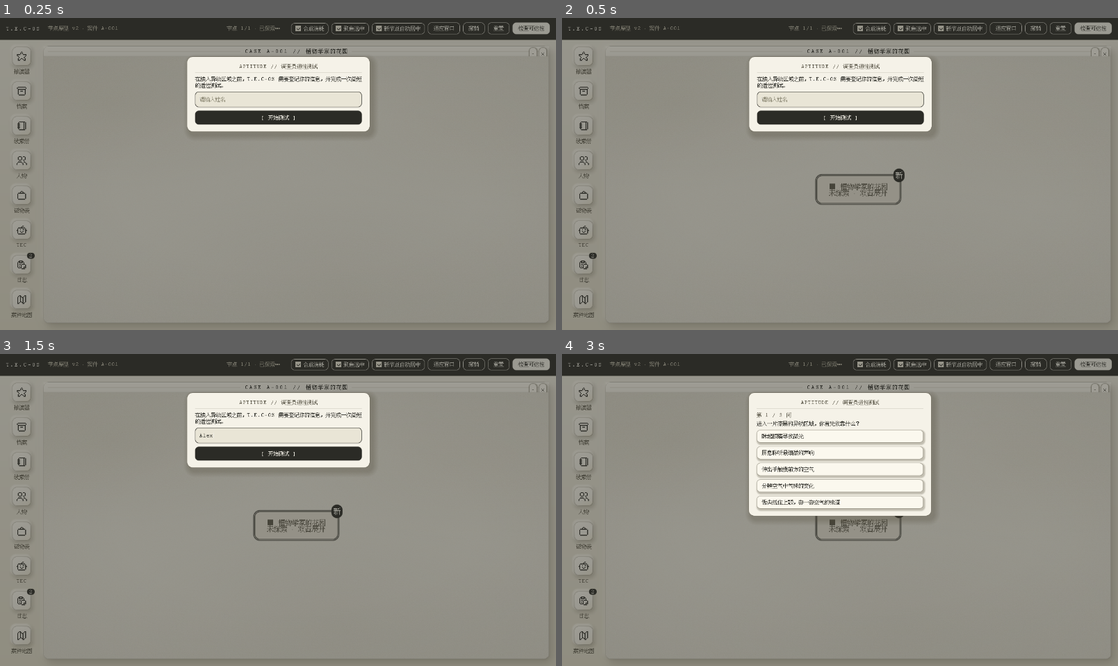
Above: before the commit, frames 1-4 (two rows, left to right).
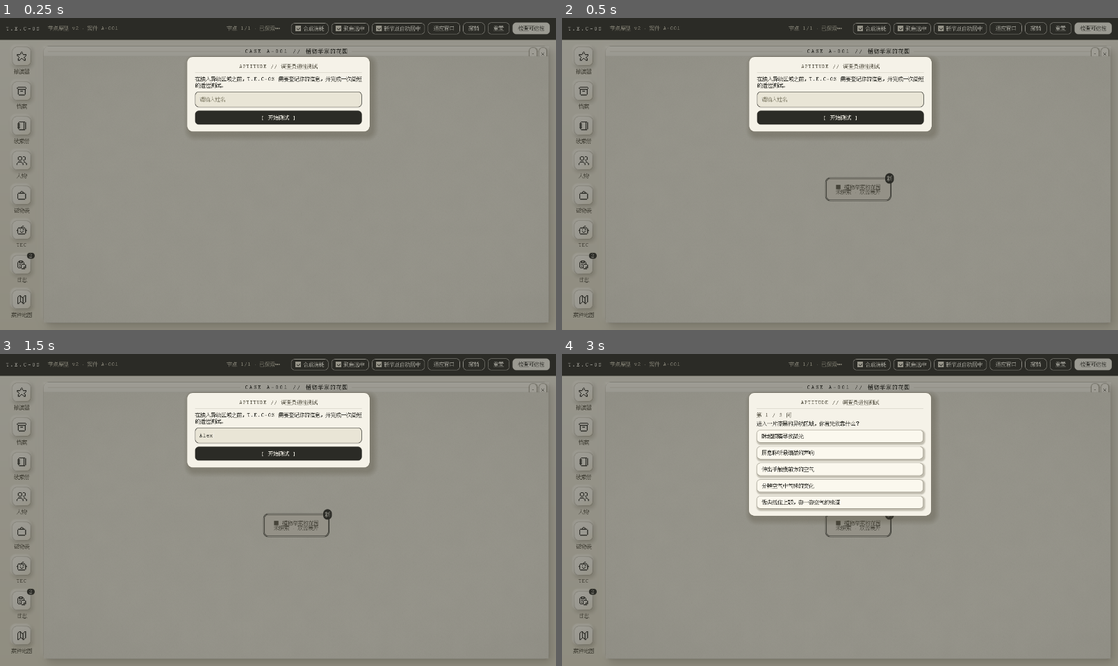
Above: after the commit, the same moments.

Repository: ChrisUtada/tecnode
Game: Godot game, scene res://scenes/Desktop.tscn
The game is run twice, just before and just after one commit, with the same random seed, the same clock (stepped at 60 frames per second) and the same inputs.
Inputs (mouse positions are in pixels of both pictures, inside the frame that each line leads up to):
- Up to frame 1 (0.25 s): no input
- Up to frame 2 (0.5 s): no input
- Up to frame 3 (1.5 s): click (278, 435) at 0.52 s; type "Alex" at 0.6 s; click "–" at 1.25 s
- Up to frame 4 (3 s): click "TEC" at 2 s; click "[ 开始测试 ]" at 2.75 s

The runs differ from the first frame. In frame 1, less than 0.1% of the frame differs, in the area x 98-99%, y 97-98%; in frame 2, 0.7%, in the area x 45-99%, y 48-98%; in frame 3, 0.7%; in frame 4, 0.4%.

Commit message:
Godot 移植：分辨率自适应收尾（1x 相机 / 纸纹 shader / 窄窗布局）

Diff:
--- a/ydgodot/scenes/Desktop.gd
+++ b/ydgodot/scenes/Desktop.gd
@@ -58,6 +58,7 @@
 var _opt_focus := true          # 页眉「聚焦选中」
 var _opt_reveal := true         # 页眉「新节点自动居中」
 var _crumb: Label
+var _brand_sub: Label
 var _hdr_sized: Array = []      # [Control, Vector2]：页眉控件的目标尺寸，见 _sync_header_sizes()
 var _hdr_right: Array = []      # [Control, float]：贴右控件的「距右边缘」距离，见 _layout_header_right()
 var _toast: PanelContainer
@@ -93,6 +94,7 @@
 var _icon_sel: DeskIcon = null
 var _icon_last_app := ""
 var _icon_last_ms := -100000
+var _icon_layout_h := -1.0
 var _cmds: CommandSystem
 var _pw_pop: PasswordPop = null
 var _pw_ctx: Dictionary = {}
@@ -210,13 +212,33 @@
 	var vh := _vh()
 	if _head != null and is_instance_valid(_head):
 		_head.size = Vector2(vw, HEADER_H)
+	_layout_header_left(vw)
 	_layout_header_right(vw)
 	if _desk != null and is_instance_valid(_desk):
 		_desk.position = Vector2(0, HEADER_H)
 		_desk.size = Vector2(vw, vh - HEADER_H)
 	_resize_case_window(vw, vh)
+	if _desk.size.y != _icon_layout_h:
+		_icon_layout_h = _desk.size.y
+		_reset_icon_positions()
 	_place_toast_anchor()
 	_relayout_edge_windows(vw)
+
+
+## 窄窗口先收左半边：工具组固定 596px（670..1266），窗口宽到 1150 以下时
+## 证章会和工具组叠上。按右组左沿反推，逐级隐藏面包屑/副题，并把证章挪到品牌后。
+func _layout_header_left(vw: float) -> void:
+	if _brand_sub == null or _inv_chip == null or _crumb == null:
+		return
+	if not is_instance_valid(_brand_sub) or not is_instance_valid(_inv_chip) \
+			or not is_instance_valid(_crumb):
+		return
+	var right_left := vw - (DESIGN_W - 670.0)
+	var show_crumb := right_left >= HDR_X_CRUMB + HDR_W_CRUMB + 12.0
+	var show_sub := right_left >= HDR_X_CHIP + HDR_W_CHIP + 12.0
+	_crumb.visible = show_crumb
+	_brand_sub.visible = show_sub
+	_inv_chip.position.x = HDR_X_CHIP if show_sub else HDR_X_SUB
 
 
 ## 页眉工具组是 flex 的 `margin-left:auto`：贴右，不贴左。坐标表按 1280 量出来的，
@@ -587,6 +609,7 @@
 	sub.position = Vector2(HDR_X_SUB, 0.0)
 	sub.size = Vector2(206.0, HEADER_H)
 	sub.vertical_alignment = VERTICAL_ALIGNMENT_CENTER
+	_brand_sub = sub
 	head.add_child(sub)
 
 	# 调查员证章（`#inv-chip`）：11px、奶油 1px 描边、**无圆角**、内边距 4/8
@@ -828,12 +851,15 @@
 	_stage.gui_input.connect(_on_stage_input)
 	_case_win.body.add_child(_stage)
 
-	var stage_bg := TextureRect.new()
+	## 纸纹用 shader 按物理像素生成：窗口尺寸变化时只增加/减少采样面积，
+	## 不会把一张固定尺寸的整图拉伸。`stage_paper.png` 保留作视觉基准，不再挂载。
+	var stage_bg := ColorRect.new()
 	stage_bg.name = "stage_bg"
-	stage_bg.texture = load("res://assets/baked/stage_paper.png")
-	stage_bg.expand_mode = TextureRect.EXPAND_IGNORE_SIZE
-	stage_bg.stretch_mode = TextureRect.STRETCH_SCALE
-	stage_bg.texture_filter = CanvasItem.TEXTURE_FILTER_NEAREST
+	stage_bg.color = Color.WHITE
+	var paper_mat := ShaderMaterial.new()
+	paper_mat.shader = load("res://ui/shaders/paper.gdshader")
+	paper_mat.set_shader_parameter("paper_col", TecTheme.PAPER)
+	stage_bg.material = paper_mat
 	stage_bg.set_anchors_preset(Control.PRESET_FULL_RECT)
 	stage_bg.mouse_filter = Control.MOUSE_FILTER_IGNORE
 	_stage.add_child(stage_bg)
@@ -858,6 +884,8 @@
 const ICON_TOP := 16.0
 const ICON_PITCH := 85.0
 const ICON_MIN_PITCH := 70.0
+const ICON_NORMAL_H := 69.0
+const ICON_COMPACT_H := 48.0
 ## 常驻 8 项：顺序即 Web `ICON_LAYOUT` 的顺序（人物排在线索册之后、日志排在 TEC 之后）
 const ICON_DEFS := [
 	["推演器", "infer", "star"],
@@ -1029,8 +1057,18 @@
 			list.append(c)
 	if list.is_empty():
 		return
-	var pitch := clampf(floorf((_desk.size.y - ICON_TOP - 12.0) / float(list.size())),
+	var desk_h := _desk.size.y
+	var n := list.size()
+	var normal_pitch := clampf(floorf((desk_h - ICON_TOP - 12.0) / float(n)),
 		ICON_MIN_PITCH, ICON_PITCH)
+	# 加高到放不下 8/10 个「图标 + 标签」时切紧凑：图标本体仍是 44px，
+	# 只收掉外圈留白和标签，避免 960×560 最后一项被桌布裁掉。
+	var compact := ICON_TOP + float(n - 1) * normal_pitch + ICON_NORMAL_H > desk_h + 0.5
+	for b in list:
+		(b as DeskIcon).set_compact(compact)
+	var pitch := clampf(floorf((desk_h - ICON_TOP - 12.0) / float(n)),
+		ICON_COMPACT_H if compact else ICON_MIN_PITCH,
+		64.0 if compact else ICON_PITCH)
 	# 顺序：常驻 8 项按 ICON_DEFS，动态的（播放器 / 花园）排在后面
 	var order: Array = []
 	for d in ICON_DEFS:
@@ -2048,7 +2086,8 @@
 
 
 # ── 画布手势（Web `15-desktop.js`）────────────────────────────────────────
-# 点空白 = 清选中；拖空白 = 平移；滚轮 = 以光标为锚缩放（0.35~1.8）。
+# 点空白 = 清选中；拖空白 = 平移；滚轮 = 以光标为锚在 1x / 2x 之间切换。
+# 点阵字只允许整数倍栅格：0.35~1.8 的连续缩放会把字重采样成灰边，故不再提供。
 # 卡片自己 `MOUSE_FILTER_STOP` + `accept_event()`，所以拖节点不会漏成平移。
 
 func _on_stage_input(event: InputEvent) -> void:
@@ -2058,8 +2097,9 @@
 			if not mb.pressed:
 				return
 			var mp := mb.position
-			var step := 1.12 if mb.button_index == MOUSE_BUTTON_WHEEL_UP else 1.0 / 1.12
-			var k2 := clampf(_view_k * step, 0.35, 1.8)
+			## 只允许整数倍：1x 是原生格，2x 是点阵字的 2×2 放大；3x 以上在这个
+			## 画布里已看不到更多东西，反而把单张卡撑出屏幕。
+			var k2 := 2.0 if mb.button_index == MOUSE_BUTTON_WHEEL_UP else 1.0
 			if absf(k2 - _view_k) > 0.0001:
 				_view_pos = mp - (mp - _view_pos) * (k2 / _view_k)
 				_view_k = k2
@@ -3923,14 +3963,12 @@
 		_card_layer.scale = Vector2.ONE
 		_view_user = false
 		return
-	var pad := 60.0
-	var k := minf((_stage.size.x - pad * 2.0) / bounds.size.x,
-		(_stage.size.y - pad * 2.0) / bounds.size.y)
-	k = clampf(k, 0.35, 1.3)
-	_view_k = k
-	_view_pos = (_stage.size - bounds.size * k) * 0.5 - bounds.position * k
+	## 自动档只居中，不缩放。fit 出 0.35~1.3 的非整数倍会把卡片里的点阵字
+	## 和图标一起重采样；宁可让卡片多时溢出画布、由玩家拖动，也不牺牲原生像素。
+	_view_k = 1.0
+	_view_pos = (_stage.size - bounds.size) * 0.5 - bounds.position
 	_card_layer.position = _view_pos
-	_card_layer.scale = Vector2(k, k)
+	_card_layer.scale = Vector2.ONE
 	_view_user = false
 
 
--- a/ydgodot/scenes/windows/SysWindow.gd
+++ b/ydgodot/scenes/windows/SysWindow.gd
@@ -299,6 +299,7 @@
 	var iw := maxf(320.0, w)
 	var ih := maxf(160.0, h)
 	custom_minimum_size = Vector2(320.0 + PAD * 2.0, 160.0 + PAD * 2.0)
+	_inner_w = iw
 	size = Vector2(iw + PAD * 2.0, ih + PAD * 2.0)
 	_sync_frame(Vector2(iw, ih))
 	if _mat != null:
@@ -314,6 +315,11 @@
 			hl.size.x = iw
 		if _close_btn != null and is_instance_valid(_close_btn):
 			_close_btn.position.x = iw - 23.0
+		# 最小化按钮是 enable_controls() 后加的，resize_to() 也得把它一起推回右沿；
+		# 否则 1920 宽下它会停在 1280 设计坐标（1218），跟关闭按钮隔着半个屏幕。
+		var min_btn := bar.get_node_or_null("min") as Control
+		if min_btn != null:
+			min_btn.position.x = iw - 46.0
 	var sep := get_node_or_null("sep") as Control
 	if sep != null:
 		sep.size.x = iw
--- a/ydgodot/tests/headless/test_ui.gd
+++ b/ydgodot/tests/headless/test_ui.gd
@@ -224,6 +224,8 @@
 	#     根因：`_relayout()` 无条件跑 260 轮力导向，而这套参数**不收敛** —— 实测同一批节点连跑 8 次，
 	#     单次最大位移 194 → 72 → 38 → 21 → 12 → 6.9 → 3.9 → 2.3 → 1.3px，每跑一次全画布漂一次。
 	#     Web 只在「真长出节点」时 `layout()`（09-commands.js：「开关灯只重绘 —— 重排会让灯自己跳位置」）。
+	#     前面折叠 / 展开的 0.34s 落位补间可能还在飞，先等它落地，否则快照拍到的是动画中间态。
+	await create_timer(0.45).timeout
 	var pos_struct := {}
 	for k in _cards().keys():
 		pos_struct[String(k)] = (_cards()[k] as Control).position
@@ -796,12 +798,19 @@
 	scene._fit_view()
 	await process_frame
 	await process_frame
+	# 1x 相机下卡片不再被缩小，前一轮重排的落位补间若还在飞，r24 会在按下前
+	# 从指针底下漂走；等补间全部落地再取屏幕坐标。
+	await create_timer(0.45).timeout
 	var k24 := "loc:SCENES_garden"
 	var c24: NodeCard = _cards().get(k24, null)
 	check("前提：目标卡在画布上", c24 != null and c24.visible)
 	if c24 != null:
+		# 1x 的「适应窗口」只居中不缩小；卡片多时目标可能落在画布外。
+		# 这里只测事件路由，先把目标卡平移到画布中央，保证按点真的落在它身上。
+		scene._center_on(c24)
+		await process_frame
 		var r24: Vector2 = c24.get_global_rect().get_center()
-		# 适应窗口后卡片很小、会互相压住；真实事件命中的是最上面那张，先把目标提到最前
+		# 1x 下卡片会互相压住；真实事件命中的是最上面那张，先把目标提到最前
 		c24.move_to_front()
 		await process_frame
 		var p24: Vector2 = c24.position
@@ -833,14 +842,15 @@
 		# 残留会话的兜底：假装上一轮松手丢了，下一次按下应先把卡落地、不进入平移
 		scene._drag_key = k24
 		var world24: Vector2 = scene._card_layer.position
-		_vpush_btn(Vector2(420, 640), true)
-		await process_frame
-		_vpush_mov(Vector2(470, 680))
+		var blank24: Vector2 = _empty_canvas_point(scene)
+		_vpush_btn(blank24, true)
+		await process_frame
+		_vpush_mov(blank24 + Vector2(50, 40))
 		await process_frame
 		check("残留会话：新按下先收尾、不平移画布",
 			scene._drag_key == "" and scene._card_layer.position.is_equal_approx(world24),
 			"drag_key=" + scene._drag_key + " world=" + str(scene._card_layer.position - world24))
-		_vpush_btn(Vector2(470, 680), false)
+		_vpush_btn(blank24 + Vector2(50, 40), false)
 		await process_frame
 
 	# 25) 桌布线索卡：拖动必须真的跟手（此前只判「移动过」、位置一动不动）
@@ -882,6 +892,28 @@
 		if c is NodeCard:
 			out[(c as NodeCard).card_key] = c
 	return out
+
+
+## 画布上任意一个「没有卡片、没有落点窗口」的点。1x 相机下卡片可能铺满画布，
+## 不能再写死一个坐标当空白。
+func _empty_canvas_point(scene: Control) -> Vector2:
+	var r: Rect2 = scene._stage.get_global_rect()
+	var y := r.position.y + 12.0
+	while y < r.end.y - 12.0:
+		var x := r.position.x + 12.0
+		while x < r.end.x - 12.0:
+			var p := Vector2(x, y)
+			var clear: bool = scene._card_key_at(p) == ""
+			if clear:
+				for t in scene._drop_targets():
+					if (t["rect"] as Rect2).has_point(p):
+						clear = false
+						break
+			if clear:
+				return p
+			x += 28.0
+		y += 24.0
+	return r.get_center()
 
 
 ## 「拖到空白」用的落点：必须在**任何落点之外、也没被别的卡压住**。
--- a/ydgodot/ui/DeskIcon.gd
+++ b/ydgodot/ui/DeskIcon.gd
@@ -25,6 +25,10 @@
 var _drag_origin := Vector2.ZERO
 var _moved := false
 var _bounds := Rect2(Vector2.ZERO, Vector2(1280, 668))
+var _root_size := ROOT_SIZE
+var _glyph_size := GLYPH_SIZE
+var _glyph_pad := GLYPH_PAD
+var _compact := false
 
 
 func setup(p_text: String, p_icon: String) -> void:
@@ -78,10 +82,36 @@
 	_label.size = Vector2(ROOT_SIZE, 14)
 	_label.mouse_filter = Control.MOUSE_FILTER_IGNORE
 	add_child(_label)
+	# 紧凑模式会藏掉文字标签，名称仍要能从 tooltip 读出来。
+	tooltip_text = p_text
 
 	mouse_entered.connect(_on_hover.bind(true))
 	mouse_exited.connect(_on_hover.bind(false))
 	_apply_style()
+
+
+## 矮窗口 / 图标多时切紧凑：不缩 44px 图标本体（避免 SVG 重采样发糊），
+## 只收掉外圈 10px 留白与文字标签，把每个图标高度从 69 压到 48。
+func set_compact(on: bool) -> void:
+	if _compact == on:
+		return
+	_compact = on
+	_root_size = 48.0 if on else ROOT_SIZE
+	_glyph_size = GLYPH_SIZE
+	_glyph_pad = 2.0 if on else GLYPH_PAD
+	custom_minimum_size = Vector2(_root_size, _root_size)
+	size = custom_minimum_size
+	_glyph.position = Vector2(0, -_glyph_pad)
+	_glyph.size = Vector2(_root_size, _root_size)
+	_mat.set_shader_parameter("rect_size", Vector2(_root_size, _root_size))
+	_mat.set_shader_parameter("pad", _glyph_pad)
+	_icon.position = Vector2(_glyph_pad, _glyph_pad)
+	_icon.size = Vector2(_glyph_size, _glyph_size)
+	_label.visible = not on
+	for ch in get_children():
+		if ch is PanelContainer and String(ch.name).ends_with("badge"):
+			(ch as Control).position.x = _root_size - 20.0
+	queue_redraw()
 
 
 ## 拖动范围 = 桌面矩形（Web：`clamp(0, desktop.w - 64)`）
@@ -122,8 +152,8 @@
 			_moved = true
 			move_to_front()
 		var p := _drag_origin + d
-		var max_x := maxf(_bounds.size.x - ROOT_SIZE, 0.0)
-		var max_y := maxf(_bounds.size.y - ROOT_SIZE, 0.0)
+		var max_x := maxf(_bounds.size.x - _root_size, 0.0)
+		var max_y := maxf(_bounds.size.y - _root_size, 0.0)
 		position = Vector2(clampf(p.x, 0.0, max_x), clampf(p.y, 0.0, max_y))
 		accept_event()
 
@@ -158,7 +188,7 @@
 	sb.set_border_width_all(2)
 	sb.border_color = TecTheme.LINE
 	sb.set_corner_radius_all(12)
-	draw_style_box(sb, Rect2(Vector2(0, -GLYPH_PAD), Vector2(ROOT_SIZE, ROOT_SIZE)))
+	draw_style_box(sb, Rect2(Vector2(0, -_glyph_pad), Vector2(_root_size, _root_size)))
 
 
 func _apply_style() -> void:
--- a/ydgodot/ui/TecTheme.gd
+++ b/ydgodot/ui/TecTheme.gd
@@ -6,6 +6,8 @@
 ## 免得同一种米白在十个文件里各写一遍、又各自跑偏。
 
 const BG := Color("e9e5d6")
+## 画布纸面：比 BG 略亮，对齐原来 stage_paper.png 的中心色（约 #ebe8db）。
+const PAPER := Color("ebe8db")
 const CARD := Color("f5f2e8")
 const FACE_HI := Color("fbf8ee")
 const FACE_LO := Color("eee9d7")
--- a/ydgodot/ui/shaders/paper.gdshader
+++ b/ydgodot/ui/shaders/paper.gdshader
@@ -1,40 +1,48 @@
 shader_type canvas_item;
-// 桌面纸张：细颗粒 + 零星纸屑 + 大面积色斑（对齐 #stage / body 的 --paper-grain / --paper-fleck）
-// P3 可换成烘焙 PNG（见计划 §5.1），此处用程序噪波保证 P0 不依赖浏览器。
 
-uniform vec4 base_col : source_color = vec4(0.914, 0.898, 0.839, 1.0);
-uniform vec2 area = vec2(1280.0, 800.0);
-uniform float grain = 0.030;
-uniform float fleck = 0.055;
-uniform float blotch = 0.045;
+// 分辨率无关的纸面：噪声按物理像素生成，窗口变大只增加采样面积，不拉伸纹理。
+// 原来的 stage_paper.png 是 800p 的整图，720p 下会被纵向压 80px；这里改成
+// 原生像素噪声 + 固定纸色，避免任何非整数倍重采样。
 
-float hash12(vec2 p) {
-	vec3 p3 = fract(vec3(p.xyx) * 0.1031);
-	p3 += dot(p3, p3.yzx + 33.33);
-	return fract((p3.x + p3.y) * p3.z);
+uniform vec4 paper_col : source_color = vec4(0.922, 0.910, 0.859, 1.0);
+uniform vec4 grain_col : source_color = vec4(0.36, 0.34, 0.28, 1.0);
+uniform float grain_amount : hint_range(0.0, 0.5) = 0.04;
+uniform float fleck_amount : hint_range(0.0, 0.5) = 0.03;
+uniform float vignette_amount : hint_range(0.0, 0.5) = 0.035;
+
+float hash21(vec2 p) {
+	p = fract(p * vec2(123.34, 456.21));
+	p += dot(p, p + 45.32);
+	return fract(p.x * p.y);
+}
+
+float vnoise(vec2 p) {
+	vec2 i = floor(p);
+	vec2 f = fract(p);
+	vec2 u = f * f * (3.0 - 2.0 * f);
+	float a = hash21(i);
+	float b = hash21(i + vec2(1.0, 0.0));
+	float c = hash21(i + vec2(0.0, 1.0));
+	float d = hash21(i + vec2(1.0, 1.0));
+	return mix(mix(a, b, u.x), mix(c, d, u.x), u.y);
 }
 
 void fragment() {
-	vec2 px = UV * area;
+	vec2 px = FRAGCOORD.xy;
+	// 主纹理走逐像素 hash：只留细颗粒，不生成 4~6px 的软团块（旧版 coarse 层
+	// 在 1280/1920 下会看成水彩斑）。低频只留 1% 的纸面不匀，负责大尺度明暗。
+	float fine = hash21(px + 0.5);
+	float fleck = smoothstep(0.985, 0.999, hash21(px * 1.37 + 83.0));
+	float uneven = vnoise(px * 0.035 + 37.0);
 
-	float g1 = hash12(floor(px));
-	float g2 = hash12(floor(px * 0.5) + vec2(31.7, 11.3));
-	vec3 c = base_col.rgb + vec3((g1 - 0.5) * grain + (g2 - 0.5) * grain * 0.55);
+	vec3 col = paper_col.rgb;
+	col = mix(col, grain_col.rgb, (fine - 0.5) * grain_amount);
+	col = mix(col, grain_col.rgb * 0.8, fleck * fleck_amount);
+	col *= 1.0 + (uneven - 0.5) * 0.012;
 
-	// 纸屑：24px 格子里约 1.5% 的格子带一个暗点
-	vec2 cell = floor(px / 24.0);
-	if (hash12(cell + vec2(91.0, 7.0)) > 0.985) {
-		vec2 inside = fract(px / 24.0);
-		if (length(inside - vec2(0.5)) < 0.22) {
-			c -= vec3(fleck);
-		}
-	}
+	vec2 d = UV - vec2(0.5);
+	float vig = smoothstep(0.38, 0.78, length(d));
+	col *= 1.0 - vig * vignette_amount;
 
-	// 两团大色斑（左上偏亮、右上偏暗）
-	float b1 = smoothstep(0.9, 0.0, length((UV - vec2(0.16, 0.16)) * vec2(1.5, 1.1)));
-	float b2 = smoothstep(0.85, 0.0, length((UV - vec2(0.84, 0.22)) * vec2(1.4, 1.2)));
-	c += vec3(0.020) * b1;
-	c -= vec3(blotch * 0.55) * b2;
-
-	COLOR = vec4(c, 1.0);
+	COLOR = vec4(col, 1.0);
 }
Not shown, changed: ydgodot/README.md
